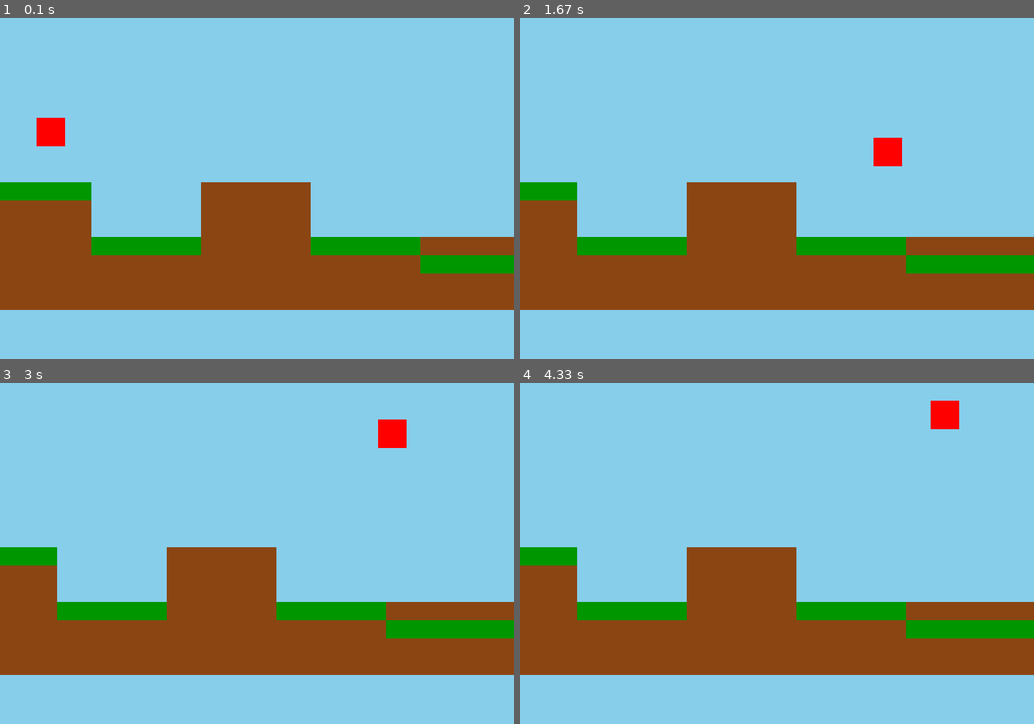
Above: before the commit, frames 1-4 (two rows, left to right).
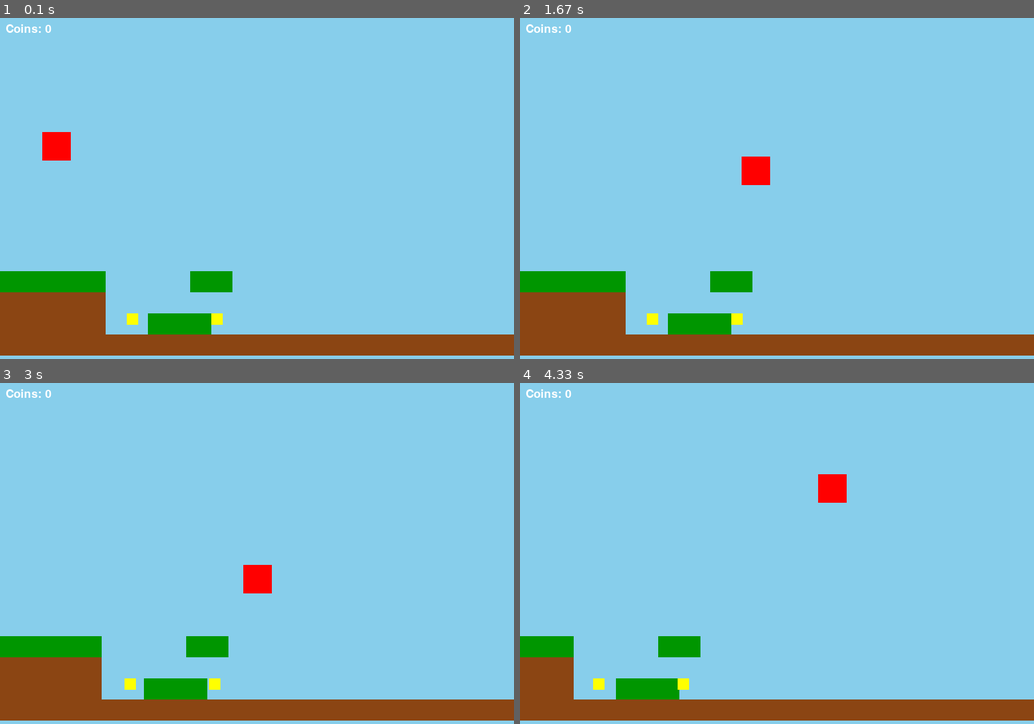
Above: after the commit, the same moments.

Repository: Graciano-B-L-Junior/Gamedevportfolio_pygame
Game: pygame game, started from 2 - Platform game/game.py
Two runs of this game, one before a commit and one after it. Both use one fixed random seed, a clock stepped at 60 frames per second and the inputs below.
Inputs:
- Up to frame 1 (0.1 s): no input
- Up to frame 2 (1.67 s): hold Space 0.33-0.8 s; hold Right 0.33-0.8 s; hold Right 0.83-1.3 s; tap Space at 0.9, 1.2, 1.4 s; hold Up 1.33-1.63 s
- Up to frame 3 (3 s): hold Right 1.67-2.13 s; tap Space at 1.73, 2.03, 2.23, 2.53, 2.8 s; hold Left 2.17-2.7 s; hold Left from 2.73 s (still down)
- Up to frame 4 (4.33 s): tap Space at 3.1, 3.63, 3.93, 4.3 s; release Left at 3.13 s; hold Right 3.57-4.2 s; hold Left from 4.23 s (still down)

The runs differ from the first frame. In frame 1, 36% of the frame differs, in the area x 0-100%, y 1-99%; in frame 2, 35%; in frame 3, 35%; in frame 4, 35%.

Commit message:
Implement coin collection feature; add Coin class, update player for coin collection, and enhance UI to display collected coins.

Diff:
--- /dev/null
+++ b/2 - Platform game/coin.py
@@ -0,0 +1,22 @@
+import pygame
+
+class Coin:
+    def __init__(self, x, y):
+        self.x = x
+        self.y = y
+        self.width = 20
+        self.height = 20
+        self.rect = pygame.Rect(self.x, self.y, self.width, self.height)
+        self.color = (255, 255, 0)
+        self.collected = False
+
+    def draw(self, surface, offset_x=0):
+        if not self.collected:
+            draw_rect = self.rect.copy()
+            draw_rect.x -= offset_x
+            pygame.draw.rect(surface, self.color, draw_rect)
+
+    def update(self, player):
+        if not self.collected and self.rect.colliderect(player.rect):
+            self.collected = True
+            player.update_collected_coins(1)
--- a/2 - Platform game/game.py
+++ b/2 - Platform game/game.py
@@ -1,5 +1,8 @@
 import pygame
 from player import Player
+from coin import Coin
+from ui import UI
+
 
 class Game:
 
@@ -15,31 +18,38 @@
         self.screen_height = 600
         self.screen = pygame.display.set_mode((self.screen_width, self.screen_height))
         pygame.display.set_caption("2D Platformer")
+        self.ui = UI(game=self)
 
         self.clock = pygame.time.Clock()
         self.running = True
         self.platforms = [
+
         ]
 
-        self.TILE_SIZE = 32
+
         self.TILEMAP = [
-            [0, 0, 0, 0, 0, 0, 0, 0, 0, 0, 0, 0, 0, 0, 0, 0, 0, 0, 0, 0, 0, 0, 0, 0, 0, 0, 0, 0, 0, 0],
-            [0, 0, 0, 0, 0, 0, 0, 0, 0, 0, 0, 0, 0, 0, 0, 0, 0, 0, 0, 0, 0, 0, 0, 0, 0, 0, 0, 0, 0, 0],
-            [0, 0, 0, 0, 0, 0, 0, 0, 0, 0, 0, 0, 0, 0, 0, 0, 0, 0, 0, 0, 0, 0, 0, 0, 0, 0, 0, 0, 0, 0],
-            [0, 0, 0, 0, 0, 0, 0, 0, 0, 0, 0, 0, 0, 0, 0, 0, 0, 0, 0, 0, 0, 0, 0, 0, 0, 0, 0, 0, 0, 0],
-            [0, 0, 0, 0, 0, 0, 0, 0, 0, 0, 0, 0, 0, 0, 0, 0, 0, 0, 0, 0, 0, 0, 0, 0, 0, 0, 0, 0, 0, 0],
-            [0, 0, 0, 0, 0, 0, 0, 0, 0, 0, 0, 0, 0, 0, 0, 0, 0, 0, 0, 0, 0, 0, 0, 0, 0, 0, 0, 0, 0, 0],
-            [0, 0, 0, 0, 0, 0, 0, 0, 0, 0, 0, 0, 0, 0, 0, 0, 0, 0, 0, 0, 0, 0, 0, 0, 0, 0, 0, 0, 0, 0],
-            [0, 0, 0, 0, 0, 0, 0, 0, 0, 0, 0, 0, 0, 0, 0, 0, 0, 0, 0, 0, 0, 0, 0, 0, 0, 0, 0, 0, 0, 0],
-            [0, 0, 0, 0, 0, 0, 0, 0, 0, 0, 0, 0, 0, 0, 0, 0, 0, 0, 0, 0, 0, 0, 0, 0, 0, 0, 0, 0, 0, 0],
-            [2, 2, 2, 2, 2, 0, 0, 0, 0, 0, 0, 1, 1, 1, 1, 1, 1, 0, 0, 0, 0, 0, 0, 0, 0, 0, 0, 0, 0, 0],
-            [1, 1, 1, 1, 1, 0, 0, 0, 0, 0, 0, 1, 1, 1, 1, 1, 1, 0, 0, 0, 0, 0, 0, 0, 0, 0, 0, 0, 0, 0],
-            [1, 1, 1, 1, 1, 0, 0, 0, 0, 0, 0, 1, 1, 1, 1, 1, 1, 0, 0, 0, 0, 0, 0, 0, 0, 0, 0, 0, 0, 0],
-            [1, 1, 1, 1, 1, 2, 2, 2, 2, 2, 2, 1, 1, 1, 1, 1, 1, 2, 2, 2, 2, 2, 2, 1, 1, 1, 1, 1, 1, 1],
-            [1, 1, 1, 1, 1, 1, 1, 1, 1, 1, 1, 1, 1, 1, 1, 1, 1, 1, 1, 1, 1, 1, 1, 2, 2, 2, 2, 2, 2, 2],
-            [1, 1, 1, 1, 1, 1, 1, 1, 1, 1, 1, 1, 1, 1, 1, 1, 1, 1, 1, 1, 1, 1, 1, 1, 1, 1, 1, 1, 1, 1],
-            [1, 1, 1, 1, 1, 1, 1, 1, 1, 1, 1, 1, 1, 1, 1, 1, 1, 1, 1, 1, 1, 1, 1, 1, 1, 1, 1, 1, 1, 1],
+            [0, 0, 0, 0, 0, 0, 0, 0, 0, 0, 0, 0, 0, 0, 0, 0, 0, 0, 0, 0, 0, 0, 0, 0, 0, 0, 0, 0, 0, 0, 0, 0, 0, 0, 0, 0, 0, 0, 0, 0, 0, 0, 0, 0, 0, 0, 0, 0, 0, 0],
+            [0, 0, 0, 0, 0, 0, 0, 0, 0, 0, 0, 0, 0, 0, 0, 0, 0, 0, 0, 0, 0, 0, 0, 0, 0, 0, 0, 0, 0, 0, 0, 0, 0, 0, 0, 0, 0, 0, 0, 0, 0, 0, 0, 0, 0, 0, 0, 0, 0, 0],
+            [0, 0, 0, 0, 0, 0, 0, 0, 0, 0, 0, 0, 0, 0, 0, 0, 0, 0, 0, 0, 0, 0, 0, 0, 0, 0, 0, 0, 0, 0, 0, 0, 0, 0, 0, 0, 0, 0, 0, 0, 0, 0, 0, 0, 0, 0, 0, 0, 0, 0],
+            [0, 0, 0, 0, 0, 0, 0, 0, 0, 0, 0, 0, 0, 0, 0, 0, 0, 0, 0, 0, 0, 0, 0, 0, 0, 0, 0, 0, 0, 0, 0, 0, 0, 0, 0, 0, 0, 0, 0, 0, 0, 0, 0, 0, 0, 0, 0, 0, 0, 0],
+            [0, 0, 0, 0, 0, 0, 0, 0, 0, 0, 0, 0, 0, 0, 0, 0, 0, 0, 0, 0, 0, 0, 0, 0, 0, 0, 0, 0, 0, 0, 0, 0, 0, 0, 0, 0, 0, 0, 0, 0, 0, 0, 0, 0, 0, 0, 0, 0, 0, 0],
+            [0, 0, 0, 0, 0, 0, 0, 0, 0, 0, 0, 0, 0, 0, 0, 0, 0, 0, 0, 0, 0, 0, 0, 0, 0, 0, 0, 0, 0, 0, 0, 0, 0, 0, 0, 0, 0, 0, 0, 0, 0, 0, 0, 0, 0, 0, 0, 0, 0, 0],
+            [0, 0, 0, 0, 0, 0, 0, 0, 0, 0, 0, 0, 0, 0, 0, 0, 0, 0, 0, 0, 0, 0, 0, 0, 0, 0, 0, 0, 0, 0, 0, 0, 0, 0, 0, 0, 0, 0, 0, 0, 0, 0, 0, 0, 0, 0, 0, 0, 0, 0],
+            [0, 0, 0, 0, 0, 0, 0, 0, 0, 0, 0, 0, 0, 0, 0, 0, 0, 0, 0, 0, 0, 0, 0, 0, 0, 0, 0, 0, 0, 0, 0, 0, 0, 0, 0, 0, 0, 0, 0, 0, 0, 0, 0, 0, 0, 0, 0, 0, 0, 0],
+            [0, 0, 0, 0, 0, 0, 0, 0, 0, 0, 0, 0, 0, 0, 0, 0, 0, 0, 0, 0, 0, 0, 0, 0, 0, 0, 0, 0, 0, 0, 0, 0, 0, 0, 0, 0, 0, 0, 0, 0, 0, 0, 0, 0, 0, 0, 0, 0, 0, 0],
+            [0, 0, 0, 0, 0, 0, 0, 0, 0, 0, 0, 0, 0, 0, 0, 0, 0, 0, 0, 0, 0, 0, 0, 0, 0, 0, 0, 0, 0, 0, 0, 0, 0, 0, 0, 0, 0, 0, 0, 0, 0, 0, 0, 0, 0, 0, 0, 0, 0, 0],
+            [0, 0, 0, 0, 0, 0, 0, 0, 0, 0, 0, 0, 0, 0, 0, 0, 0, 0, 0, 0, 0, 0, 0, 0, 0, 0, 0, 0, 0, 0, 0, 0, 0, 0, 0, 0, 0, 0, 0, 0, 0, 0, 0, 0, 0, 0, 0, 0, 0, 0],
+            [0, 0, 0, 0, 0, 0, 0, 0, 0, 0, 0, 0, 0, 0, 0, 0, 0, 0, 0, 0, 0, 0, 0, 0, 0, 0, 0, 0, 0, 0, 0, 0, 0, 0, 0, 0, 0, 0, 0, 0, 0, 0, 0, 0, 0, 0, 0, 0, 0, 0],
+            [2, 2, 2, 2, 2, 0, 0, 0, 0, 2, 2, 0, 0, 0, 0, 0, 0, 0, 0, 0, 0, 0, 0, 0, 0, 0, 0, 0, 0, 0, 0, 0, 0, 0, 0, 0, 0, 0, 0, 0, 0, 0, 0, 0, 0, 0, 0, 0, 0, 0],
+            [1, 1, 1, 1, 1, 0, 0, 0, 0, 0, 0, 0, 0, 0, 0, 0, 0, 0, 0, 0, 0, 0, 0, 0, 0, 0, 0, 0, 0, 0, 0, 0, 0, 0, 0, 0, 0, 0, 0, 0, 0, 0, 0, 0, 0, 0, 0, 0, 0, 0],
+            [1, 1, 1, 1, 1, 0, 3, 2, 2, 2, 3, 0, 0, 0, 0, 0, 0, 0, 0, 0, 0, 0, 0, 0, 0, 0, 0, 0, 0, 0, 0, 0, 0, 0, 0, 0, 0, 0, 0, 0, 0, 0, 0, 0, 0, 0, 0, 0, 0, 0],
+            [1, 1, 1, 1, 1, 1, 1, 1, 1, 1, 1, 1, 1, 1, 1, 1, 1, 1, 1, 1, 1, 1, 1, 1, 1, 1, 1, 1, 1, 1, 1, 1, 1, 1, 1, 1, 1, 1, 1, 1, 1, 1, 1, 1, 1, 1, 1, 1, 1, 1],
         ]
+
+        self.TILE_SIZE = self.screen_height // len(self.TILEMAP)
+        self.coins = []
+        self.load_map()
+
         self.player = Player(2 * self.TILE_SIZE, 5 * self.TILE_SIZE, self.screen_width)
 
         self.cam_offset_x = 0
@@ -51,6 +61,16 @@
 
         self.MAP_HEIGHT_PIXELS = len(self.TILEMAP) * self.TILE_SIZE
         self.MAP_WIDTH_PIXELS = len(self.TILEMAP[0]) * self.TILE_SIZE
+
+    def load_map(self):
+        self.platforms = []
+        self.coins = []
+        for y_map, line in enumerate(self.TILEMAP):
+            for x_map, tile in enumerate(line):
+                pos_x = x_map * self.TILE_SIZE
+                pos_y = y_map * self.TILE_SIZE
+                if tile == 3:
+                    self.coins.append(Coin(pos_x, pos_y))
 
     def handle_input(self):
         for event in pygame.event.get():
@@ -65,7 +85,7 @@
                 pos_y_world = y_map * self.TILE_SIZE
                 pos_x_screen = pos_x_world - self.cam_offset_x
 
-                if tile in [1, 2] and pos_x_screen + self.TILE_SIZE > 0 and pos_x_screen < self.screen_width:
+                if tile in [1, 2] and -self.TILE_SIZE < pos_x_screen < self.screen_width:
                     rect = pygame.Rect(pos_x_screen, pos_y_world, self.TILE_SIZE, self.TILE_SIZE)
                     self.platforms.append((rect,tile))
 
@@ -89,14 +109,22 @@
             cam_is_moving = True
 
         self.cam_offset_x = max(0, min(self.cam_offset_x, self.MAP_WIDTH_PIXELS - self.screen_width))
+        self.difference = self.cam_offset_x - self.last_cam_offset_x
 
+        self.last_cam_offset_x = self.cam_offset_x
         self.player.update(
             self.platforms,
             cam_is_moving=cam_is_moving,
             delta_time=delta_time,
+            offset_x=self.difference
         )
 
-        self.last_cam_offset_x = self.cam_offset_x
+        for coin in self.coins:
+            coin.update(self.player)
+            if coin.collected:
+                self.coins.remove(coin)
+
+
 
     def draw(self):
         self.screen.fill((135, 206, 235))
@@ -105,14 +133,17 @@
             platform_rect = tuples[0]
             tile_type = tuples[1]
             draw_rect = platform_rect
-            # draw_rect.x -= self.cam_offset_x
 
             if  tile_type == 1:
                 pygame.draw.rect(self.screen, self.GROUND_EARTH, draw_rect)
             else:
                 pygame.draw.rect(self.screen, self.GREEN_GROUND, draw_rect)
 
+        for coin in self.coins:
+            coin.draw(self.screen, self.cam_offset_x)
+
         self.player.draw(self.screen)
+        self.ui.draw(self.screen)
 
         pygame.display.flip()
 
--- a/2 - Platform game/player.py
+++ b/2 - Platform game/player.py
@@ -6,7 +6,7 @@
         self.y = y
         self.width = 50
         self.height = 50
-        self.speed = 100
+        self.speed = 20
         self.jump_force = -20
         self.maximum_fall_speed = 10
         self.rect = pygame.Rect(self.x, self.y, self.width, self.height)
@@ -14,7 +14,7 @@
         self.old_y = self.rect.y
         self.color = (255, 0, 0)
         self.dx = 0
-        self.acceleration_rate = 15
+        self.acceleration_rate = 10
         self.friction = 30
         self.y_velocity = 0
         self.gravity = 60
@@ -26,6 +26,7 @@
         self.is_colliding = False
         self.buffer_jump = 0
         self.BUFFER_JUMP_DURATION = 0.15
+        self.coins_collected = 0
 
         self.screen_width = game_screen
 
@@ -47,8 +48,6 @@
         if keys[pygame.K_SPACE] or keys[pygame.K_UP]:
             self.buffer_jump = self.BUFFER_JUMP_DURATION
 
-
-        # Condição de pulo normal (e com coyote time)
         if (keys[pygame.K_SPACE] or keys[pygame.K_UP]) and (self.on_ground or self.coyote_time > 0):
             self.y_velocity = self.jump_force
             self.on_ground = False
@@ -61,14 +60,14 @@
             self.is_jumping = False
 
         if kwargs.get("cam_offset_x") and kwargs.get('cam_is_moving'):
-            self.speed = 180
+            self.speed = 5
         else:
-            self.speed = 300
+            self.speed = 20
 
         if keys[pygame.K_LEFT]:
-            self.dx -= self.acceleration_rate * delta_time
+            self.dx -= (self.acceleration_rate * delta_time) + (kwargs.get("offset_x") * delta_time)
         elif keys[pygame.K_RIGHT]:
-            self.dx += self.acceleration_rate * delta_time
+            self.dx += (self.acceleration_rate * delta_time) - (kwargs.get("offset_x") * delta_time)
         else:
             if self.dx > 0:
                 self.dx -= self.friction * delta_time
@@ -84,7 +83,10 @@
 
 
         self.old_x = self.rect.x
+        offset_x = kwargs.get("offset_x")
+
         self.rect.x += self.dx
+
         for platform in other_rects:
             platform = platform[0]
             if self.rect.colliderect(platform):
@@ -141,3 +143,6 @@
             return overlap_left
         else:
             return 0
+
+    def update_collected_coins(self, qty):
+        self.coins_collected += qty
--- /dev/null
+++ b/2 - Platform game/ui.py
@@ -0,0 +1,10 @@
+import pygame
+
+class UI:
+    def __init__(self, game):
+        self.game = game
+        self.font = pygame.font.Font(None, 30)
+
+    def draw(self, surface):
+        coin_count_text = self.font.render(f"Coins: {self.game.player.coins_collected}", True, self.game.WHITE)
+        surface.blit(coin_count_text, (10, 10))
